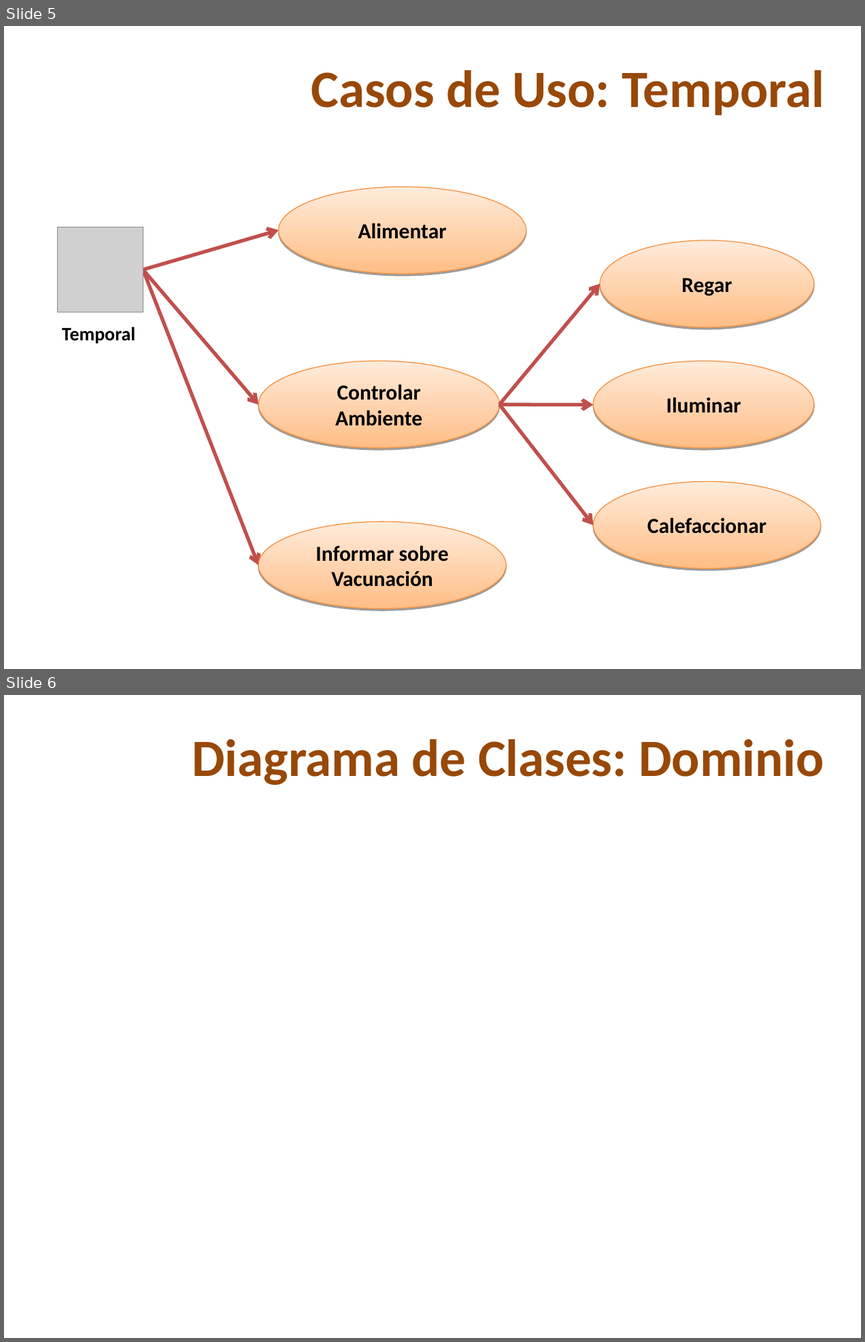
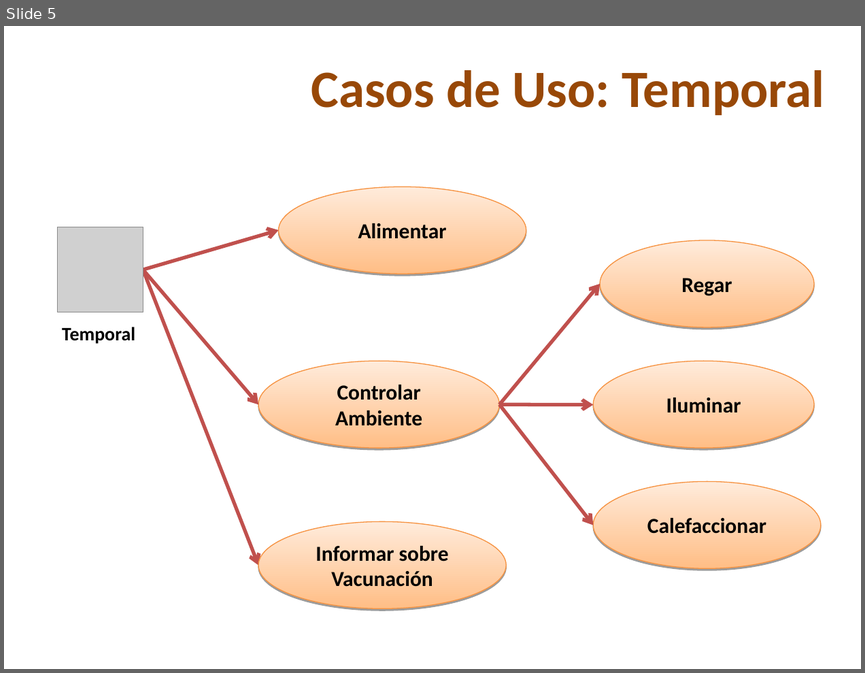
Before and after one commit to nicohen/taller-desarrollo-proyectos-i, a slide deck: Presentaciones/PresentacionDesarrollo.ppt. Shown one above the other, each under a label of ours: slides 5 and 6 before the commit, slide 5 after it. The pictures are 865x1342 and 865x673 pixels, drawn with LibreOffice and Linux fonts; fonts in the diff are those of the drawing; grey boxes stand for pictures; background and template pictures are left out. Boxes give left, top, right and bottom in pixels: in the first picture for what was removed or moved away, otherwise in the second. Text is boxed around its words. In the diff, an @@ line names an element or a change of style, - is before the commit and + after.

```diff
--- a/Presentaciones/PresentacionDesarrollo.ppt
+++ b/Presentaciones/PresentacionDesarrollo.ppt
@@ slide 6 removed at <box>4,695,861,1338</box>, background picture (left out) @@
@@ title removed at <box>192,739,824,785</box> @@
-Diagrama de Clases: Dominio
```
Also in this commit, not shown: 2 slides changed, 8 slides added, 1 other slide removed.
